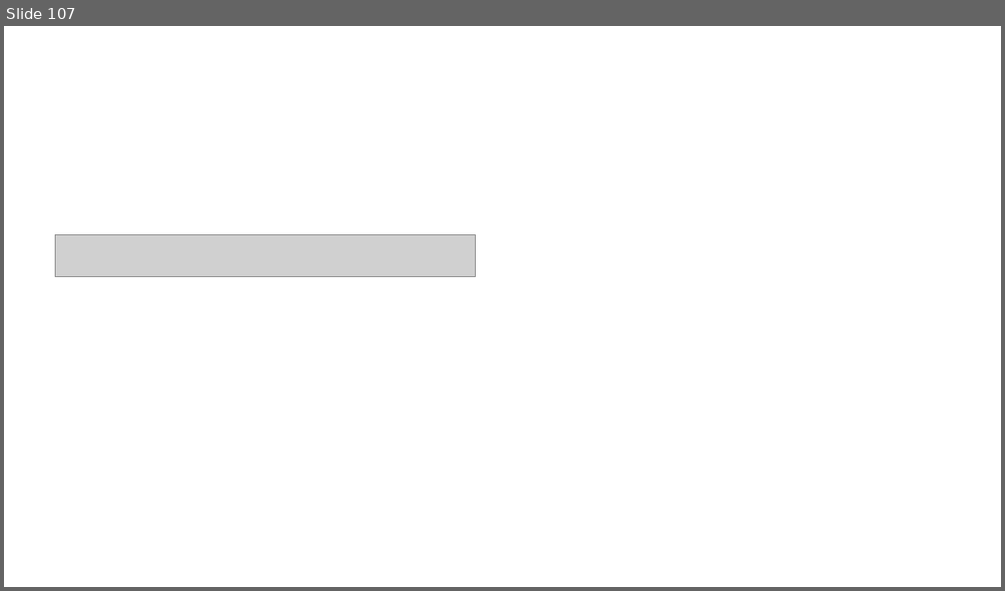
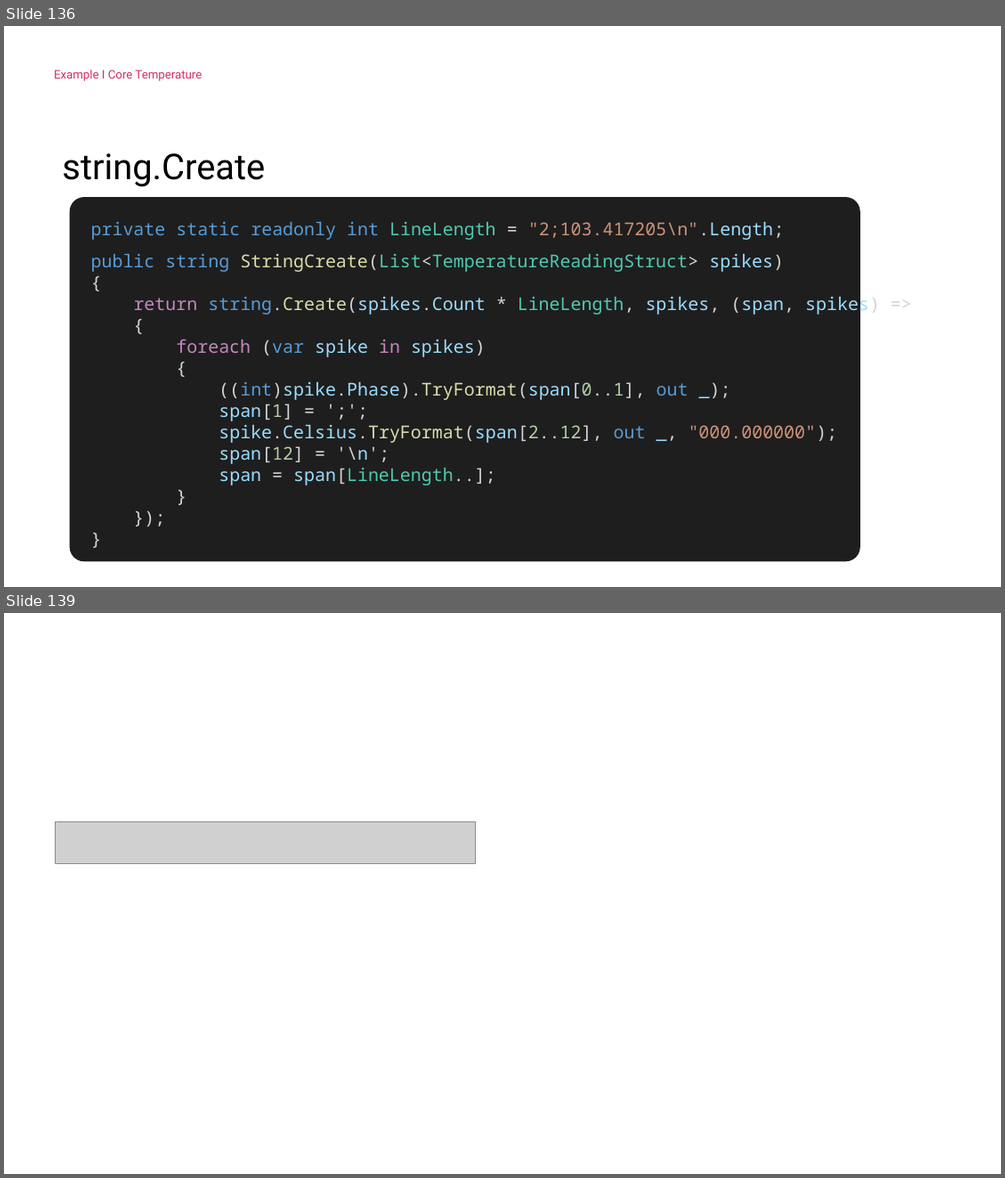
Before and after one commit to ILikeSahne/PerformanceOptimizationsInCSharp, a slide deck: Powerpoint.pptx. Shown one above the other, each under a label of ours: slide 107 before the commit, slides 136 and 139 after it; the slides between them are not shown. The pictures are 1005x591 and 1005x1178 pixels, drawn with LibreOffice and Linux fonts; fonts in the diff are those of the drawing; grey boxes stand for pictures; background and template pictures are left out. Boxes give left, top, right and bottom in pixels: in the first picture for what was removed or moved away, otherwise in the second. Text is boxed around its words. In the diff, an @@ line names an element or a change of style, - is before the commit and + after.

```diff
--- a/Powerpoint.pptx
+++ b/Powerpoint.pptx
@@ slide 136 added at [4, 26, 1001, 587], background #FFFFFF @@
@@ title added at [54, 70, 202, 81], 10 pt, text #D82C6A @@
+Example I Core Temperature
@@ text added at [62, 153, 265, 187], 30 pt, text #000000 @@
+string.Create
@@ rounded rectangle added at [70, 198, 860, 562], fill #1E1E1E, 15 pt, text #9CDCFE @@
+private static readonly int LineLength = "2;103.417205\n".Length;
+public string StringCreate(List<TemperatureReadingStruct> spikes)
+{
+return string.Create(spikes.Count * LineLength, spikes, (span, spikes) =>
+{
+foreach (var spike in spikes)
+{
+((int)spike.Phase).TryFormat(span[0..1], out _);
+span[1] = ';';
+spike.Celsius.TryFormat(span[2..12], out _, "000.000000");
+span[12] = '\n';
+span = span[LineLength..];
+}
+});
+}
@@ what was slide 107 is now slide 139 @@
```
Also in this commit, not shown: 12 slides changed, 35 other slides added, 1 slide removed, 11 other files.
